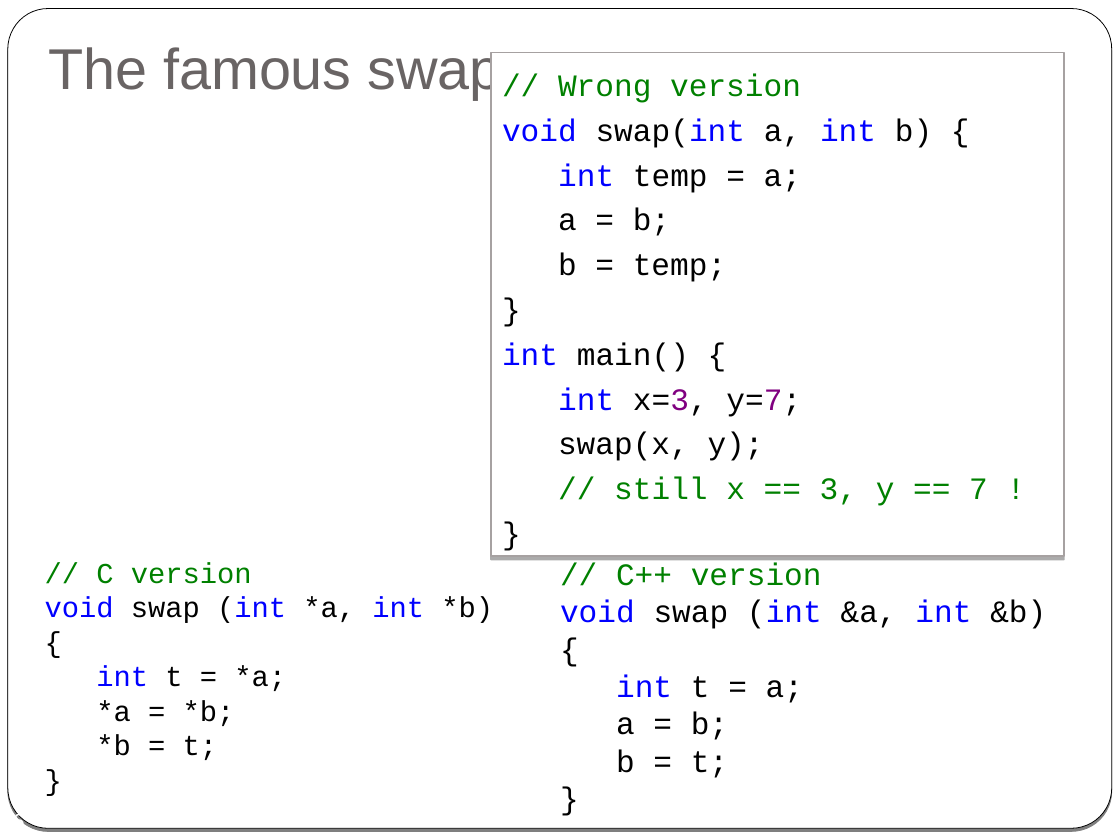
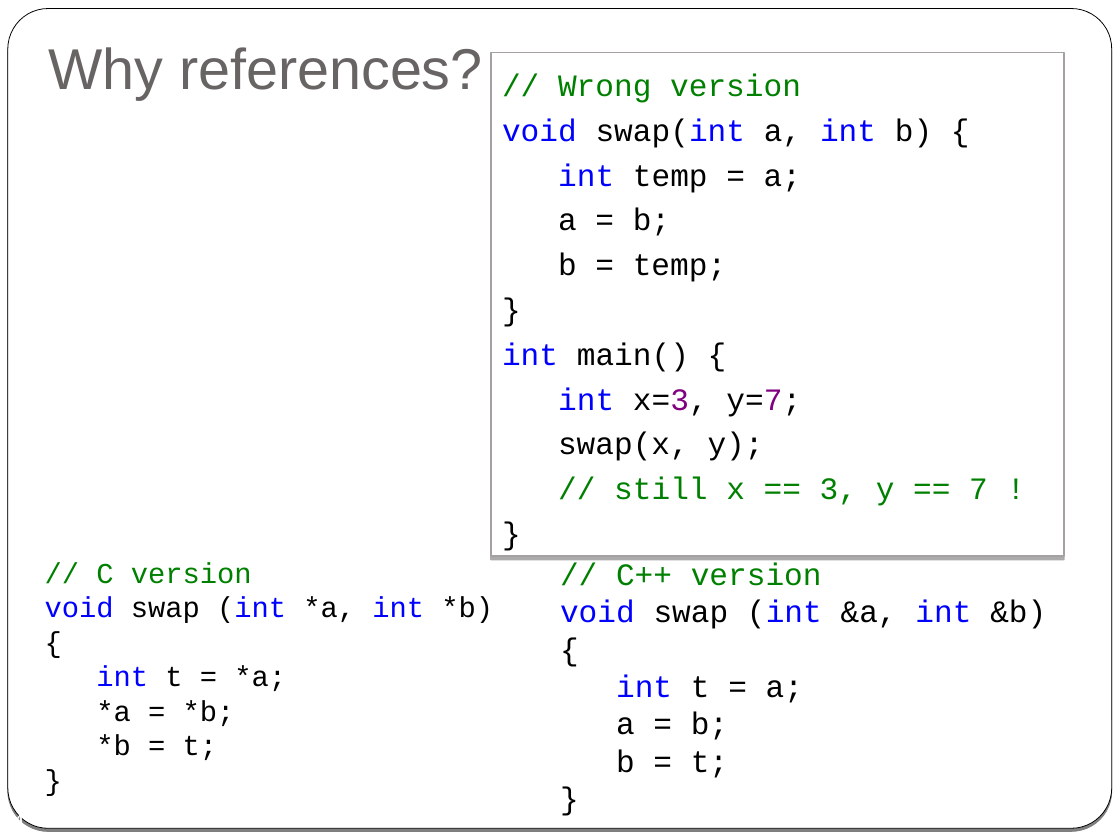
Before and after one commit to cpp-at-ariel/cpp-5778, a slide deck: slide 4 of week03-reference-const/slides-reference.odp (slide 6 before the commit). Drawn at 1120x840 pixels with LibreOffice and Linux fonts; fonts in the diff are those of the drawing. Boxes give left, top, right and bottom in pixels: in the first picture for what was removed or moved away, otherwise in the second. Text is boxed around its words. In the diff, an @@ line names an element or a change of style, - is before the commit and + after.

```diff
--- a/week03-reference-const/slides-reference.odp
+++ b/week03-reference-const/slides-reference.odp
@@ title at <box>48,47,482,100</box>: text changed @@
-The famous swap
+Why references?
@@ page number at <box>13,812,25,824</box>: text changed @@
-6
+4
```
Also in this commit, not shown: 6 other slides changed, 8 slides removed, 30 other files.
